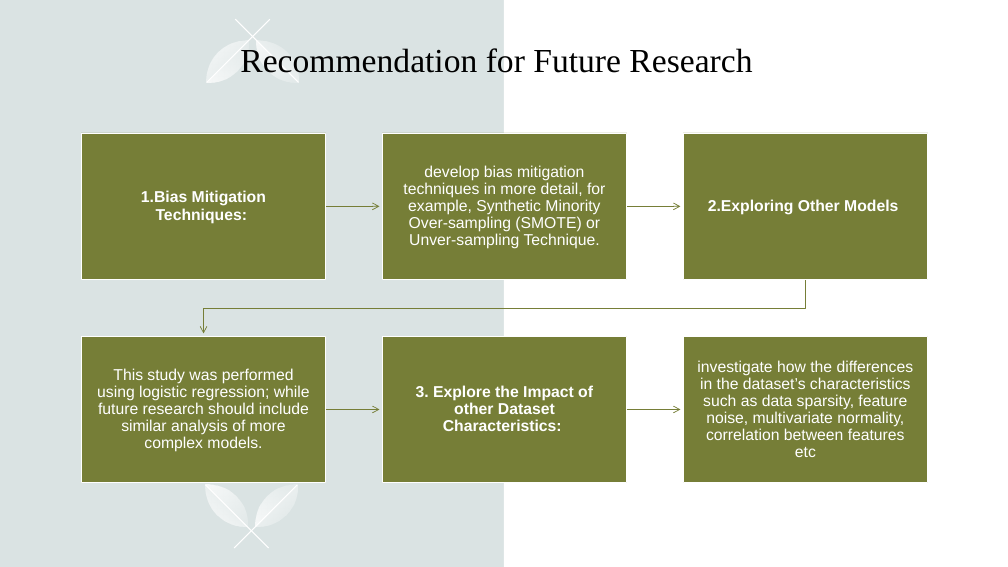
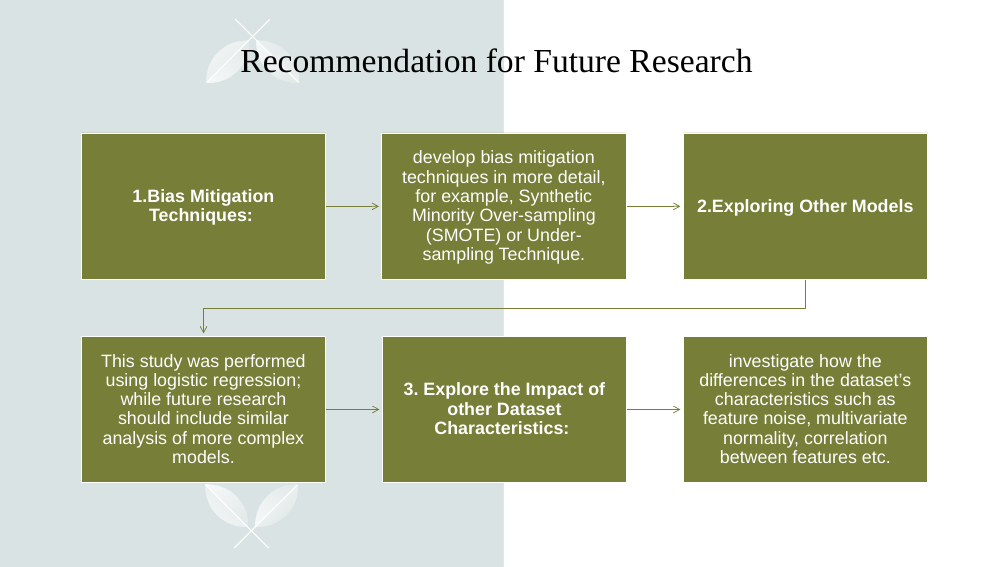
Before and after one commit to hennypurwadi/Imbalanced-or-Balanced-Dataset-Composition, a slide deck: slide 25 of 202370140_XAI_Presentation_1.pptx. Drawn at 1008x567 pixels with LibreOffice and Linux fonts; fonts in the diff are those of the drawing. Boxes give left, top, right and bottom in pixels: in the first picture for what was removed or moved away, otherwise in the second. Text is boxed around its words. In the diff, an @@ line names an element or a change of style, - is before the commit and + after.

```diff
--- a/202370140_XAI_Presentation_1.pptx
+++ b/202370140_XAI_Presentation_1.pptx
@@ text at box(402, 150, 606, 264): text changed; size 15 to 17 pt @@
-develop bias mitigation techniques in more detail, for example, Synthetic Minority Over-sampling (SMOTE) or Unver-sampling Technique.
+develop bias mitigation techniques in more detail, for example, Synthetic Minority Over-sampling (SMOTE) or Under-sampling Technique.
@@ size 15 to 17 pt in 4 elements at box(132, 189, 274, 225), box(697, 199, 914, 216), box(101, 354, 305, 463), box(404, 382, 605, 434) @@
@@ text at box(699, 354, 911, 463): text changed; size 15 to 17 pt @@
-investigate how the differences in the dataset’s characteristics such as data sparsity, feature noise, multivariate normality, correlation between features etc
+investigate how the differences in the dataset’s characteristics such as feature noise, multivariate normality, correlation between features etc.
```
Also in this commit, not shown: 6 other slides changed, 2 other files.
